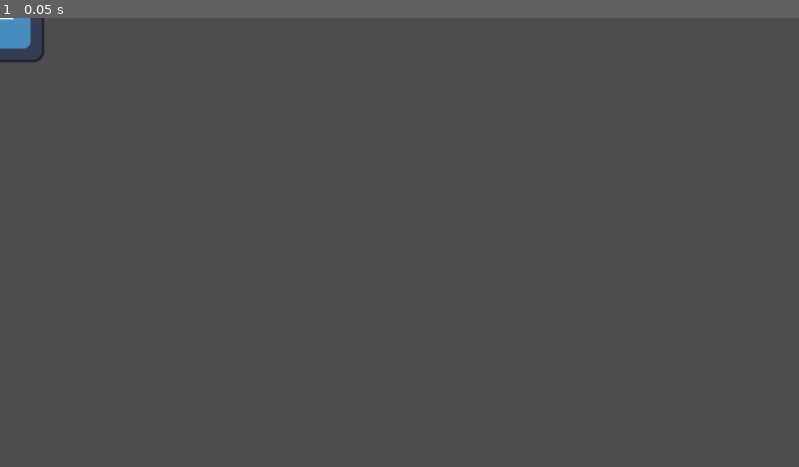
Above: before the commit, frame 1.
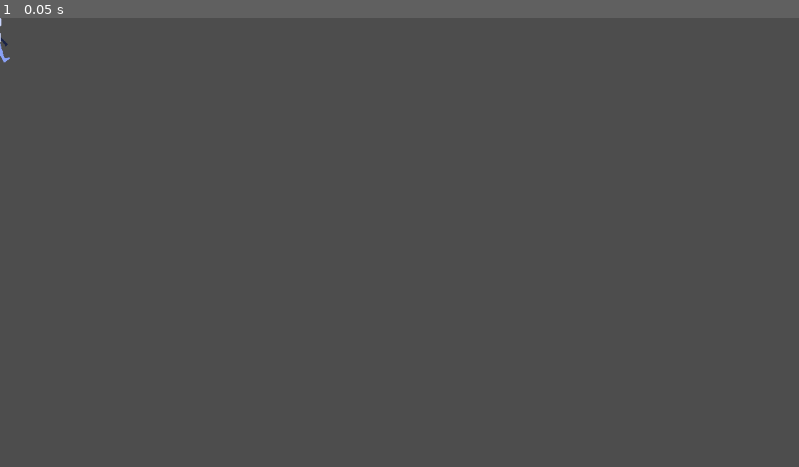
Above: after the commit, the same moment.

Repository: MonkeySword4410/-temp-Stick-Fight
Game: Godot game, scene res://Scenes/main_menu.tscn
The game is run twice, just before and just after one commit, with the same random seed, the same clock (stepped at 60 frames per second) and the same inputs. The project has no main scene, so this scene is started directly. The engine's default icon, where the game draws it, is replaced by a stand-in: a white triangle on a blue panel in a dark square.
Inputs:
- Up to frame 1 (0.05 s): no input

The runs differ from the first frame. In frame 1, 0.3% of the frame differs, in the area x 0-6%, y 0-11%.

Commit message:
I added the default character, and added 2 animations

Diff:
--- /dev/null
+++ b/Characters/default_character.tscn
@@ -0,0 +1,183 @@
+[gd_scene load_steps=26 format=3 uid="uid://dss28g60oxkbl"]
+
+[ext_resource type="Texture2D" uid="uid://d3uu2bbsuypib" path="res://Assets/Roll.png" id="1_4v5ag"]
+[ext_resource type="Texture2D" uid="uid://c0oap4rv0fxp4" path="res://Assets/Running.png" id="2_ccqcv"]
+
+[sub_resource type="AtlasTexture" id="AtlasTexture_ht481"]
+atlas = ExtResource("1_4v5ag")
+region = Rect2(0, 0, 128, 128)
+
+[sub_resource type="AtlasTexture" id="AtlasTexture_lv661"]
+atlas = ExtResource("1_4v5ag")
+region = Rect2(128, 0, 128, 128)
+
+[sub_resource type="AtlasTexture" id="AtlasTexture_0uep6"]
+atlas = ExtResource("1_4v5ag")
+region = Rect2(256, 0, 128, 128)
+
+[sub_resource type="AtlasTexture" id="AtlasTexture_j1oex"]
+atlas = ExtResource("1_4v5ag")
+region = Rect2(384, 0, 128, 128)
+
+[sub_resource type="AtlasTexture" id="AtlasTexture_m65wm"]
+atlas = ExtResource("1_4v5ag")
+region = Rect2(512, 0, 128, 128)
+
+[sub_resource type="AtlasTexture" id="AtlasTexture_06otv"]
+atlas = ExtResource("1_4v5ag")
+region = Rect2(640, 0, 128, 128)
+
+[sub_resource type="AtlasTexture" id="AtlasTexture_pw3me"]
+atlas = ExtResource("1_4v5ag")
+region = Rect2(768, 0, 128, 128)
+
+[sub_resource type="AtlasTexture" id="AtlasTexture_lnn4g"]
+atlas = ExtResource("1_4v5ag")
+region = Rect2(896, 0, 128, 128)
+
+[sub_resource type="AtlasTexture" id="AtlasTexture_ewna3"]
+atlas = ExtResource("1_4v5ag")
+region = Rect2(1024, 0, 128, 128)
+
+[sub_resource type="AtlasTexture" id="AtlasTexture_u21e1"]
+atlas = ExtResource("2_ccqcv")
+region = Rect2(0, 0, 128, 128)
+
+[sub_resource type="AtlasTexture" id="AtlasTexture_qcpu7"]
+atlas = ExtResource("2_ccqcv")
+region = Rect2(128, 0, 128, 128)
+
+[sub_resource type="AtlasTexture" id="AtlasTexture_ia645"]
+atlas = ExtResource("2_ccqcv")
+region = Rect2(256, 0, 128, 128)
+
+[sub_resource type="AtlasTexture" id="AtlasTexture_cu3hb"]
+atlas = ExtResource("2_ccqcv")
+region = Rect2(384, 0, 128, 128)
+
+[sub_resource type="AtlasTexture" id="AtlasTexture_waq8a"]
+atlas = ExtResource("2_ccqcv")
+region = Rect2(512, 0, 128, 128)
+
+[sub_resource type="AtlasTexture" id="AtlasTexture_wdmst"]
+atlas = ExtResource("2_ccqcv")
+region = Rect2(640, 0, 128, 128)
+
+[sub_resource type="AtlasTexture" id="AtlasTexture_p7d2x"]
+atlas = ExtResource("2_ccqcv")
+region = Rect2(768, 0, 128, 128)
+
+[sub_resource type="AtlasTexture" id="AtlasTexture_8a2pn"]
+atlas = ExtResource("2_ccqcv")
+region = Rect2(896, 0, 128, 128)
+
+[sub_resource type="AtlasTexture" id="AtlasTexture_o3c50"]
+atlas = ExtResource("2_ccqcv")
+region = Rect2(1024, 0, 128, 128)
+
+[sub_resource type="AtlasTexture" id="AtlasTexture_68uxf"]
+atlas = ExtResource("2_ccqcv")
+region = Rect2(1152, 0, 128, 128)
+
+[sub_resource type="AtlasTexture" id="AtlasTexture_xfv4b"]
+atlas = ExtResource("2_ccqcv")
+region = Rect2(1280, 0, 128, 128)
+
+[sub_resource type="AtlasTexture" id="AtlasTexture_8kfuh"]
+atlas = ExtResource("2_ccqcv")
+region = Rect2(1408, 0, 128, 128)
+
+[sub_resource type="SpriteFrames" id="SpriteFrames_mgtf7"]
+animations = [{
+"frames": [{
+"duration": 1.0,
+"texture": SubResource("AtlasTexture_ht481")
+}, {
+"duration": 1.0,
+"texture": SubResource("AtlasTexture_lv661")
+}, {
+"duration": 1.0,
+"texture": SubResource("AtlasTexture_0uep6")
+}, {
+"duration": 1.0,
+"texture": SubResource("AtlasTexture_j1oex")
+}, {
+"duration": 1.0,
+"texture": SubResource("AtlasTexture_m65wm")
+}, {
+"duration": 1.0,
+"texture": SubResource("AtlasTexture_06otv")
+}, {
+"duration": 1.0,
+"texture": SubResource("AtlasTexture_pw3me")
+}, {
+"duration": 1.0,
+"texture": SubResource("AtlasTexture_lnn4g")
+}, {
+"duration": 1.0,
+"texture": SubResource("AtlasTexture_ewna3")
+}],
+"loop": false,
+"name": &"Roll",
+"speed": 10.0
+}, {
+"frames": [{
+"duration": 1.0,
+"texture": SubResource("AtlasTexture_u21e1")
+}, {
+"duration": 1.0,
+"texture": SubResource("AtlasTexture_qcpu7")
+}, {
+"duration": 1.0,
+"texture": SubResource("AtlasTexture_ia645")
+}, {
+"duration": 1.0,
+"texture": SubResource("AtlasTexture_cu3hb")
+}, {
+"duration": 1.0,
+"texture": SubResource("AtlasTexture_waq8a")
+}, {
+"duration": 1.0,
+"texture": SubResource("AtlasTexture_wdmst")
+}, {
+"duration": 1.0,
+"texture": SubResource("AtlasTexture_p7d2x")
+}, {
+"duration": 1.0,
+"texture": SubResource("AtlasTexture_8a2pn")
+}, {
+"duration": 1.0,
+"texture": SubResource("AtlasTexture_o3c50")
+}, {
+"duration": 1.0,
+"texture": SubResource("AtlasTexture_68uxf")
+}, {
+"duration": 1.0,
+"texture": SubResource("AtlasTexture_xfv4b")
+}, {
+"duration": 1.0,
+"texture": SubResource("AtlasTexture_8kfuh")
+}],
+"loop": true,
+"name": &"Running",
+"speed": 10.0
+}, {
+"frames": [],
+"loop": true,
+"name": &"new_animation",
+"speed": 5.0
+}]
+
+[sub_resource type="RectangleShape2D" id="RectangleShape2D_j64s0"]
+size = Vector2(28, 62)
+
+[node name="Default Character" type="CharacterBody2D"]
+
+[node name="AnimatedSprite2D" type="AnimatedSprite2D" parent="."]
+sprite_frames = SubResource("SpriteFrames_mgtf7")
+animation = &"Running"
+frame_progress = 0.49951294
+
+[node name="CollisionShape2D" type="CollisionShape2D" parent="."]
+position = Vector2(2, 33)
+shape = SubResource("RectangleShape2D_j64s0")
--- a/Scenes/main_menu.tscn
+++ b/Scenes/main_menu.tscn
@@ -1,8 +1,101 @@
-[gd_scene load_steps=2 format=3 uid="uid://d10tare3mm5u"]
+[gd_scene load_steps=15 format=3 uid="uid://d10tare3mm5u"]
 
-[ext_resource type="Texture2D" uid="uid://0h434i3bfvh5" path="res://icon.svg" id="1_28flt"]
+[ext_resource type="Texture2D" uid="uid://dk2dkcr3gbcmw" path="res://Assets/Walking.png" id="1_28flt"]
+
+[sub_resource type="AtlasTexture" id="AtlasTexture_48xlc"]
+atlas = ExtResource("1_28flt")
+region = Rect2(0, 0, 128, 128)
+
+[sub_resource type="AtlasTexture" id="AtlasTexture_1ehe0"]
+atlas = ExtResource("1_28flt")
+region = Rect2(128, 0, 128, 128)
+
+[sub_resource type="AtlasTexture" id="AtlasTexture_ce3w2"]
+atlas = ExtResource("1_28flt")
+region = Rect2(256, 0, 128, 128)
+
+[sub_resource type="AtlasTexture" id="AtlasTexture_n45e2"]
+atlas = ExtResource("1_28flt")
+region = Rect2(384, 0, 128, 128)
+
+[sub_resource type="AtlasTexture" id="AtlasTexture_opfnp"]
+atlas = ExtResource("1_28flt")
+region = Rect2(512, 0, 128, 128)
+
+[sub_resource type="AtlasTexture" id="AtlasTexture_cp0ys"]
+atlas = ExtResource("1_28flt")
+region = Rect2(640, 0, 128, 128)
+
+[sub_resource type="AtlasTexture" id="AtlasTexture_yhxw7"]
+atlas = ExtResource("1_28flt")
+region = Rect2(768, 0, 128, 128)
+
+[sub_resource type="AtlasTexture" id="AtlasTexture_trj04"]
+atlas = ExtResource("1_28flt")
+region = Rect2(896, 0, 128, 128)
+
+[sub_resource type="AtlasTexture" id="AtlasTexture_16hvj"]
+atlas = ExtResource("1_28flt")
+region = Rect2(1024, 0, 128, 128)
+
+[sub_resource type="AtlasTexture" id="AtlasTexture_vr1f0"]
+atlas = ExtResource("1_28flt")
+region = Rect2(1152, 0, 128, 128)
+
+[sub_resource type="AtlasTexture" id="AtlasTexture_t1dhk"]
+atlas = ExtResource("1_28flt")
+region = Rect2(1280, 0, 128, 128)
+
+[sub_resource type="AtlasTexture" id="AtlasTexture_5egv6"]
+atlas = ExtResource("1_28flt")
+region = Rect2(1408, 0, 128, 128)
+
+[sub_resource type="SpriteFrames" id="SpriteFrames_vtepg"]
+animations = [{
+"frames": [{
+"duration": 1.0,
+"texture": SubResource("AtlasTexture_48xlc")
+}, {
+"duration": 1.0,
+"texture": SubResource("AtlasTexture_1ehe0")
+}, {
+"duration": 1.0,
+"texture": SubResource("AtlasTexture_ce3w2")
+}, {
+"duration": 1.0,
+"texture": SubResource("AtlasTexture_n45e2")
+}, {
+"duration": 1.0,
+"texture": SubResource("AtlasTexture_opfnp")
+}, {
+"duration": 1.0,
+"texture": SubResource("AtlasTexture_cp0ys")
+}, {
+"duration": 1.0,
+"texture": SubResource("AtlasTexture_yhxw7")
+}, {
+"duration": 1.0,
+"texture": SubResource("AtlasTexture_trj04")
+}, {
+"duration": 1.0,
+"texture": SubResource("AtlasTexture_16hvj")
+}, {
+"duration": 1.0,
+"texture": SubResource("AtlasTexture_vr1f0")
+}, {
+"duration": 1.0,
+"texture": SubResource("AtlasTexture_t1dhk")
+}, {
+"duration": 1.0,
+"texture": SubResource("AtlasTexture_5egv6")
+}],
+"loop": true,
+"name": &"default",
+"speed": 5.0
+}]
 
 [node name="Main Menu" type="Node2D"]
 
-[node name="Sprite2D" type="Sprite2D" parent="."]
-texture = ExtResource("1_28flt")
+[node name="AnimatedSprite2D" type="AnimatedSprite2D" parent="."]
+sprite_frames = SubResource("SpriteFrames_vtepg")
+frame_progress = 0.697874
Renamed: Animations/Roll.png -> Assets/Roll.png
Not shown, changed: Assets/Roll.png.import
Renamed: Animations/Running.png -> Assets/Running.png
Not shown, changed: Assets/Running.png.import
